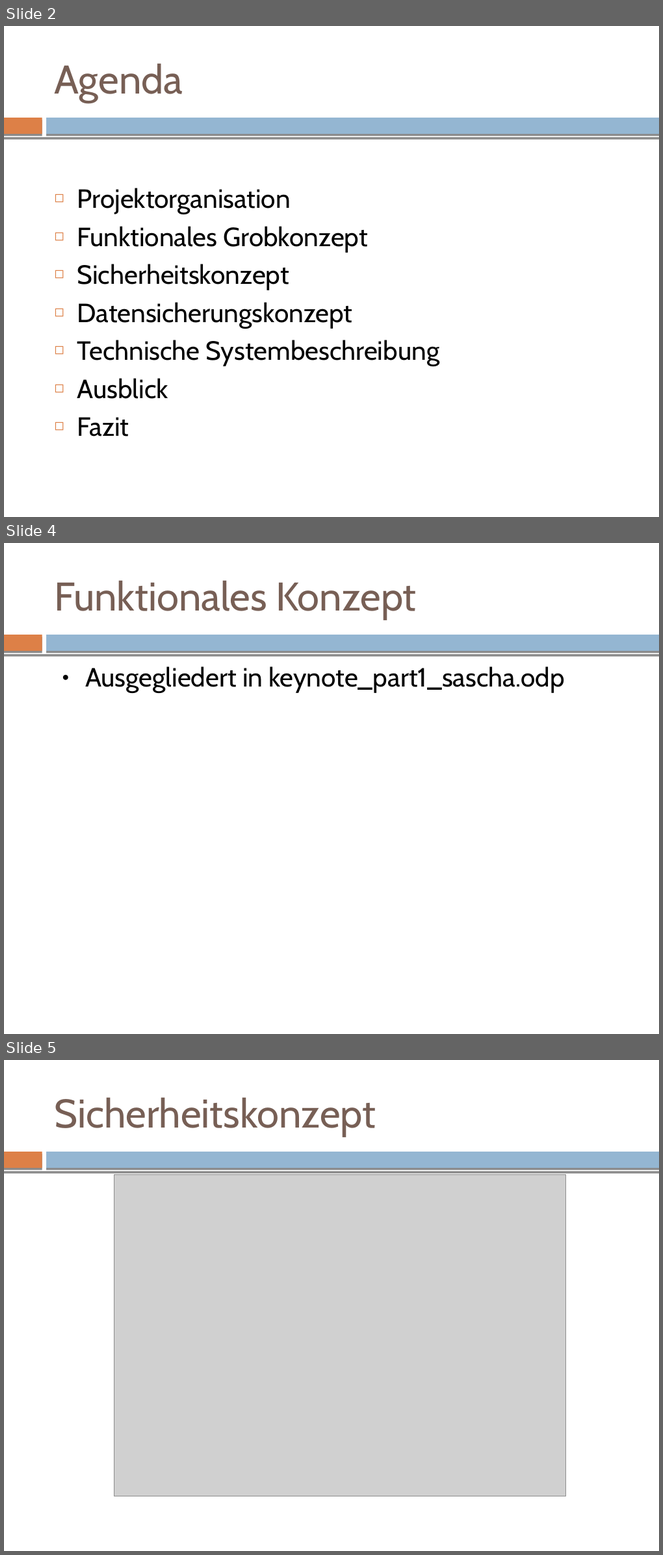
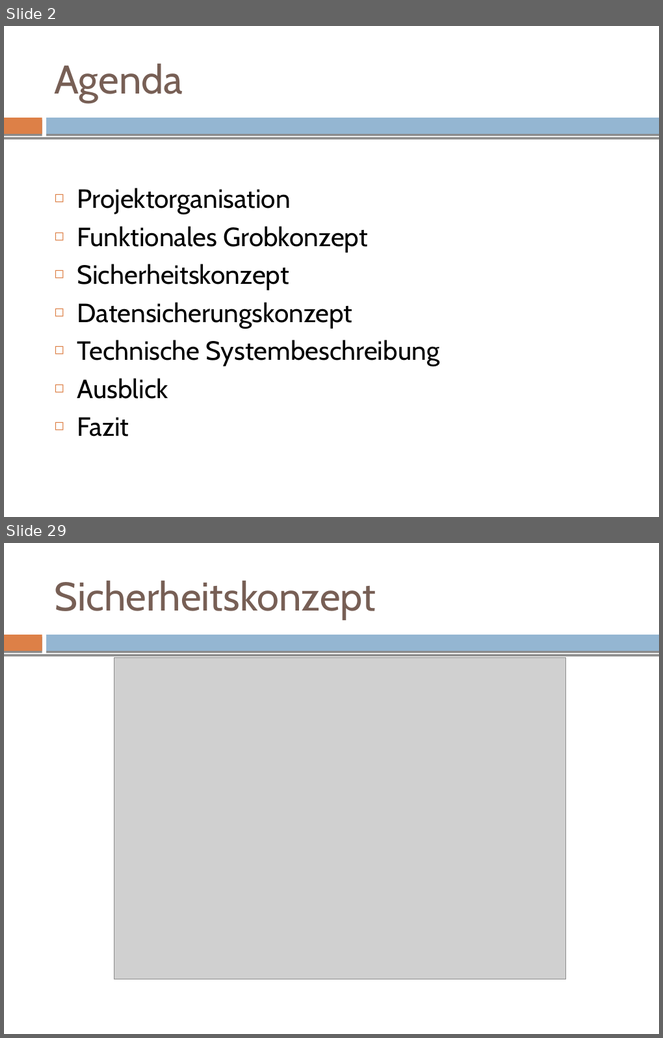
Before and after one commit to mvw/Wilddiebe10, a slide deck: keynote/keynote.odp. Shown one above the other, each under a label of ours: slides 2, 4 and 5 before the commit, slides 2 and 29 after it; the slides between them are not shown. The pictures are 663x1555 and 663x1038 pixels, drawn with LibreOffice and Linux fonts; fonts in the diff are those of the drawing; grey boxes stand for pictures. Boxes give left, top, right and bottom in pixels: in the first picture for what was removed or moved away, otherwise in the second. Text is boxed around its words. In the diff, an @@ line names an element or a change of style, - is before the commit and + after.

Commit message:
docs: merge part[12] from sascha

```diff
--- a/keynote/keynote.odp
+++ b/keynote/keynote.odp
@@ slide 4 removed at (4, 543, 659, 1034), background #FFFFFF; not listed: 3 template elements that a slide beside it also shows @@
@@ title removed at (54, 581, 416, 620) @@
-Funktionales Konzept
@@ text removed at (85, 667, 565, 693) @@
-● Ausgegliedert in keynote_part1_sascha.odp
@@ what was slide 5 is now slide 29 @@
```
Also in this commit, not shown: 1 slide changed, 29 slides added, 2 other slides removed, 2 other files.
